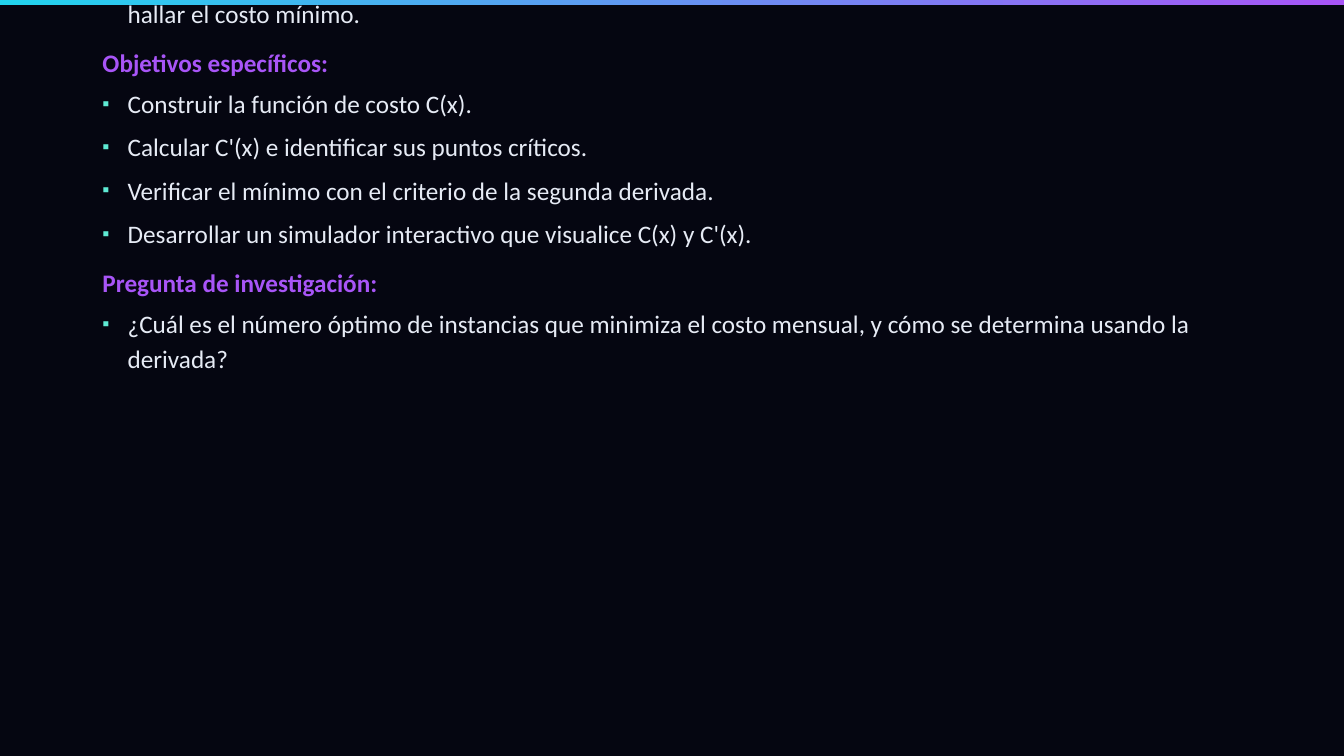
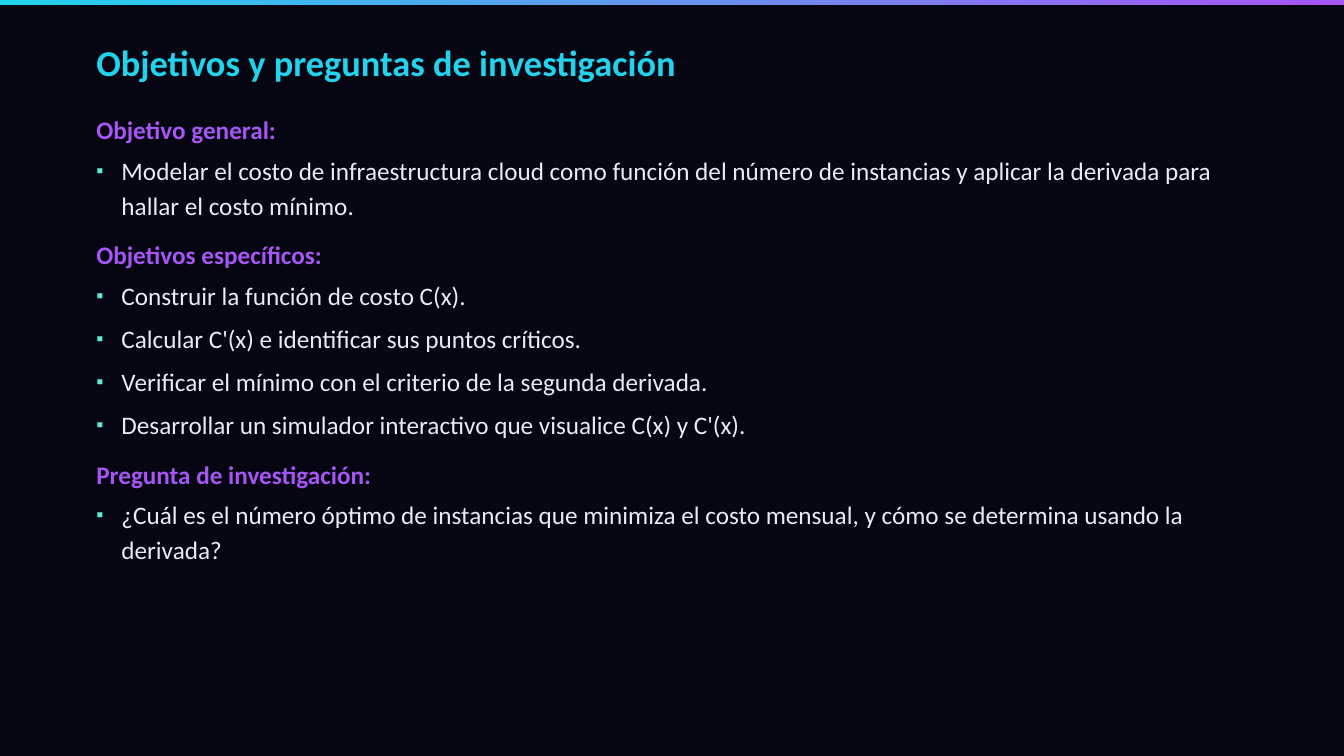
Before and after one commit to acarrascov/proyecto-calculo-optimizacion-cloud, a slide deck: slide 4 of Presentación Proyecto.pptx. Drawn at 1344x756 pixels with LibreOffice and Linux fonts; fonts in the diff are those of the drawing. Boxes give left, top, right and bottom in pixels: in the first picture for what was removed or moved away, otherwise in the second. Text is boxed around its words. In the diff, an @@ line names an element or a change of style, - is before the commit and + after.

```diff
--- a/Presentación Proyecto.pptx
+++ b/Presentación Proyecto.pptx
@@ title "Objetivos y preguntas de investigación" rewrapped from [102,3,1189,368] to [96,121,1211,559] @@
```
Also in this commit, not shown: 4 other slides changed, 2 other files.
